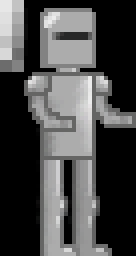
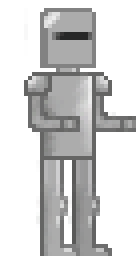
Comparing the layer stacks of the two (136, 256) images. Changes:
hid "Pallet" over <box>0,0,24,72</box>
added layer "Hand R" (1st of 2, in "Body") in group "Body" over <box>28,96,80,132</box>
hid "Hand R" (2nd of 2, in "Body") over <box>28,96,76,132</box>
added layer "Hand L" (1st of 2, in "Body") in group "Body" over <box>96,84,136,132</box>
hid "Hand L" (2nd of 2, in "Body") over <box>96,84,136,128</box>
hid "Layer 1" over <box>0,0,136,256</box>
